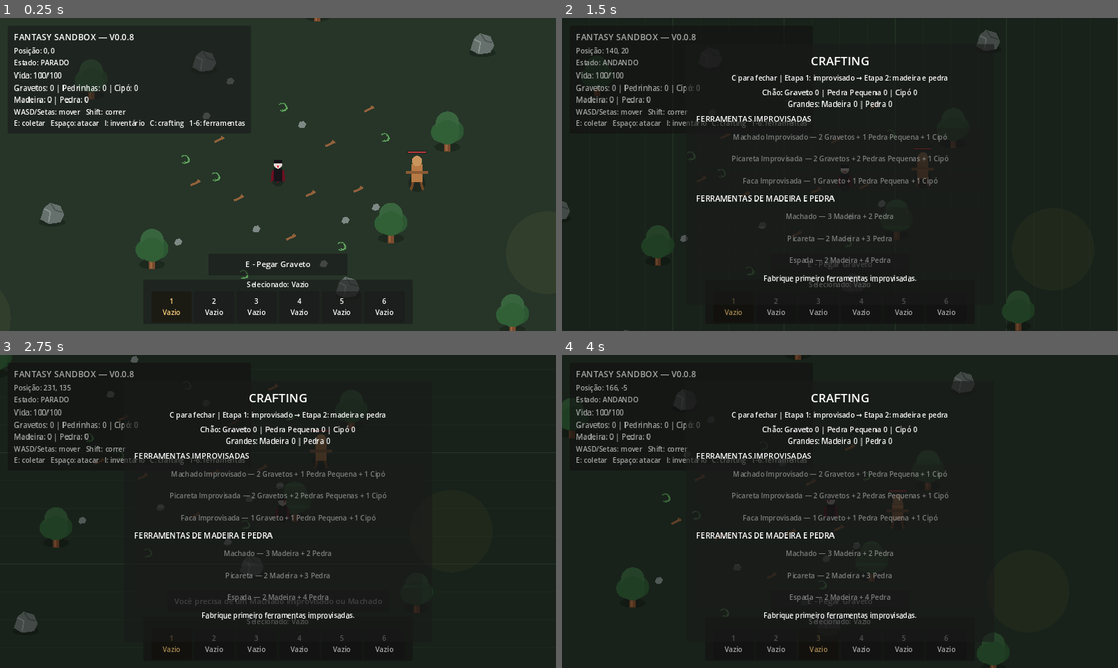
Above: before the commit, frames 1-4 (two rows, left to right).
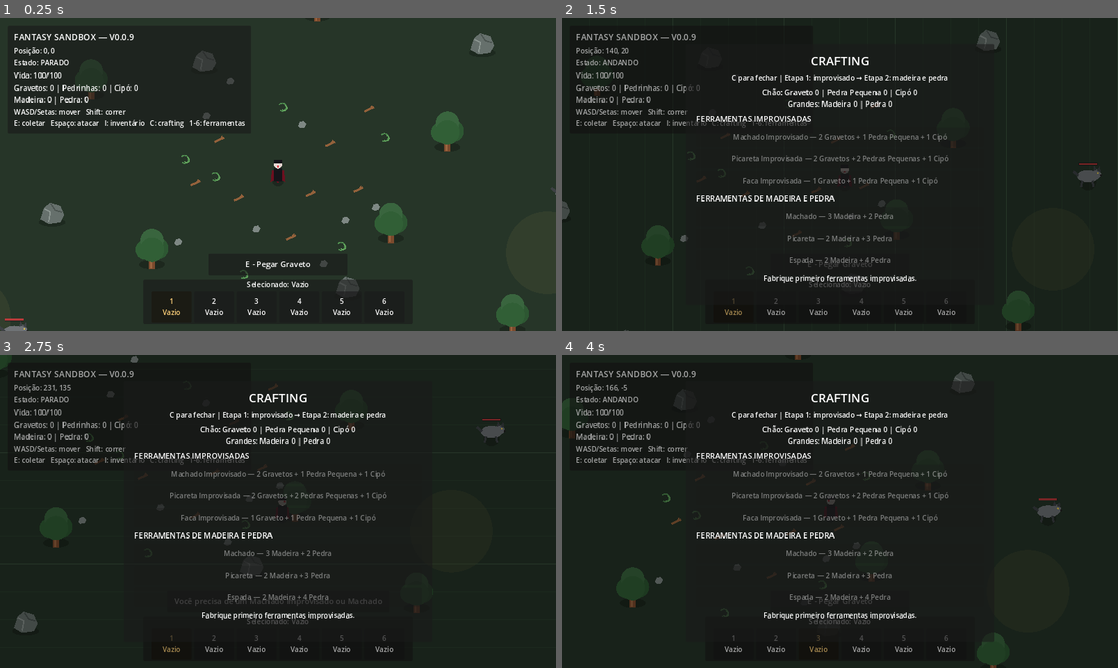
Above: after the commit, the same moments.

Repository: janduyankiingles-ops/Fantasy-Sandbox
Game: Godot game, scene res://scenes/main.tscn
Same seed, same stepped clock (60 frames per second), same inputs: the game is played once before the commit and once after it.
Inputs:
- Up to frame 1 (0.25 s): no input
- Up to frame 2 (1.5 s): tap Enter at 0.5 s; hold D 0.53-1.28 s; tap I at 0.6 s; tap Space at 0.77 s; hold S from 1.28 s (still down); tap C at 1.35 s
- Up to frame 3 (2.75 s): tap Space at 1.52 s; release S at 2.03 s; hold D from 2.03 s (still down); tap 1 at 2.1 s
- Up to frame 4 (4 s): release D at 2.78 s; hold W 2.78-3.53 s; tap 2 at 2.85 s; tap Space at 3.02, 3.77 s; hold A from 3.53 s (still down); tap 3 at 3.6 s

The runs differ from the first frame. In frame 1, 0.3% of the frame differs, in the area x 0-100%, y 5-100%; in frame 2, 0.3%; in frame 3, 0.3%; in frame 4, 0.3%.

Commit message:
v0.0.9: replace training dummy with roaming wolves

Diff:
--- a/scenes/main.tscn
+++ b/scenes/main.tscn
@@ -6,7 +6,7 @@
 [ext_resource type="PackedScene" path="res://scenes/inventory_ui.tscn" id="4_inventory"]
 [ext_resource type="PackedScene" path="res://scenes/hotbar_ui.tscn" id="5_hotbar"]
 [ext_resource type="PackedScene" path="res://scenes/crafting_ui.tscn" id="6_crafting"]
-[ext_resource type="PackedScene" path="res://scenes/combat_dummy.tscn" id="7_dummy"]
+[ext_resource type="PackedScene" path="res://scenes/wolf.tscn" id="7_wolf"]
 
 [node name="Main" type="Node2D"]
 script = ExtResource("1_main")
@@ -17,9 +17,17 @@
 [node name="Player" parent="." instance=ExtResource("3_player")]
 z_index = 5
 
-[node name="CombatDummy" parent="." instance=ExtResource("7_dummy")]
-position = Vector2(320, 0)
-z_index = 3
+[node name="Wolf1" parent="." instance=ExtResource("7_wolf")]
+position = Vector2(650, 40)
+z_index = 4
+
+[node name="Wolf2" parent="." instance=ExtResource("7_wolf")]
+position = Vector2(-620, 360)
+z_index = 4
+
+[node name="Wolf3" parent="." instance=ExtResource("7_wolf")]
+position = Vector2(520, -560)
+z_index = 4
 
 [node name="HUD" type="CanvasLayer" parent="."]
 
@@ -40,7 +48,7 @@
 
 [node name="Title" type="Label" parent="HUD/Panel/Margin/VBox"]
 theme_override_font_sizes/font_size = 20
-text = "FANTASY SANDBOX — V0.0.8"
+text = "FANTASY SANDBOX — V0.0.9"
 
 [node name="PositionLabel" type="Label" parent="HUD/Panel/Margin/VBox"]
 text = "Posição: 0, 0"
